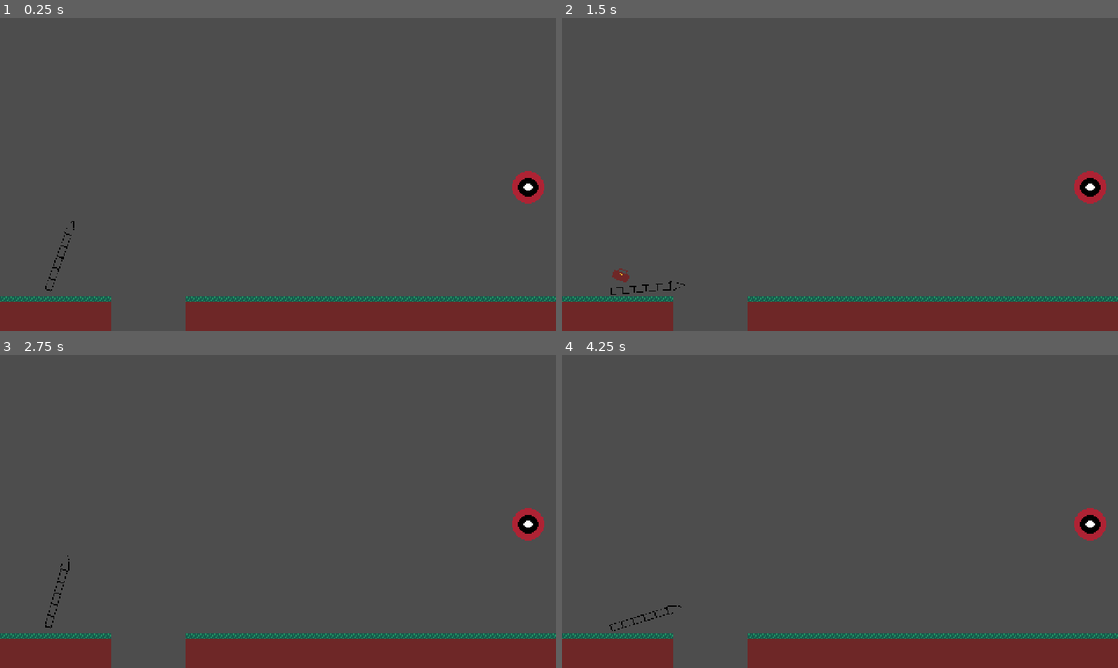
Above: before the commit, frames 1-4 (two rows, left to right).
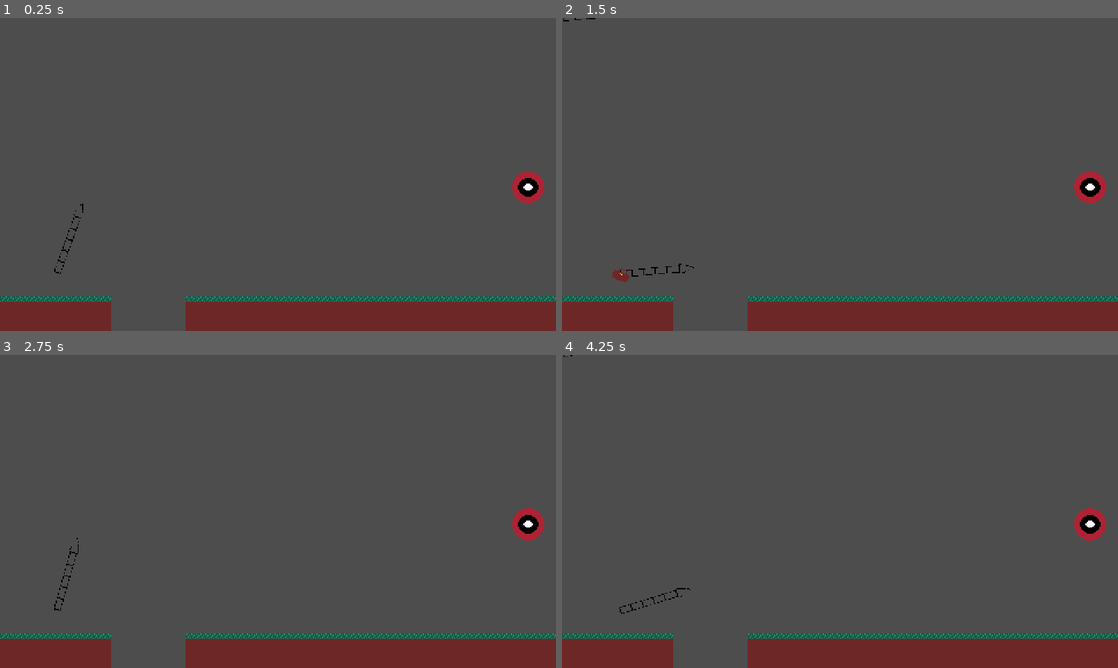
Above: after the commit, the same moments.

Repository: VarnCc/koffer
Game: Godot game, scene res://main.tscn
Same seed, same stepped clock (60 frames per second), same inputs: the game is played once before the commit and once after it.
Inputs:
- Up to frame 1 (0.25 s): no input
- Up to frame 2 (1.5 s): tap Space (shoot) at 0.6, 1.35 s
- Up to frame 3 (2.75 s): tap Space (shoot) at 2.1 s
- Up to frame 4 (4.25 s): tap Space (shoot) at 2.85, 3.6 s

The runs differ from the first frame. In frame 1, 0.1% of the frame differs, in the area x 8-15%, y 59-88%; in frame 2, 0.2%, in the area x 0-24%, y 0-89%; in frame 3, 0.1%; in frame 4, 0.2%.

Commit message:
Update Postion of Aim/Power Arrow

Diff:
--- a/main.gd
+++ b/main.gd
@@ -1,6 +1,7 @@
 extends Node2D
 @export var target_scene: PackedScene
 @export var projectile_scene: PackedScene
+@export var player_scene: PackedScene
 
 var score = 0
 var combo = 1.0
@@ -10,8 +11,10 @@
 var target_active = false
 var current_target: Node = null
 
+
 # Called when the node enters the scene tree for the first time.
 func _ready() -> void:
+	spawn_player()
 	$Player.shot_request.connect(_on_player_shot_request)
 	spawn_target()
 
@@ -83,3 +86,8 @@
 		return
 	projectile(direction, power)
 	shot_active = true
+
+func spawn_player():
+	var player = player_scene.instantiate()
+	add_child(player)
+	player.global_position = $PlayerSpawn.global_position
--- a/main.tscn
+++ b/main.tscn
@@ -19,6 +19,7 @@
 script = ExtResource("1_0xm2m")
 target_scene = ExtResource("2_h2yge")
 projectile_scene = ExtResource("3_1bvp3")
+player_scene = ExtResource("5_lquwl")
 
 [node name="PlayerSpawn" type="Marker2D" parent="." unique_id=1827294272]
 position = Vector2(49, 221)
--- a/player.tscn
+++ b/player.tscn
@@ -12,7 +12,6 @@
 [sub_resource type="ShaderMaterial" id="ShaderMaterial_i3pqv"]
 
 [node name="Player" type="Node2D" unique_id=343612898]
-position = Vector2(41, 236)
 script = ExtResource("1_4flbx")
 
 [node name="AimLine" type="Line2D" parent="." unique_id=801194067]
